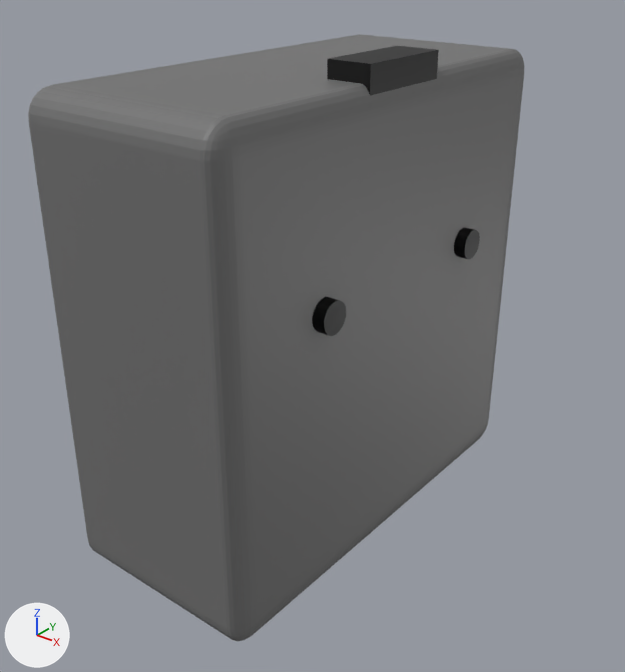
Before and after pictures for a commit that changed the Blender file blander/clock.blend.
Camera for both pictures: a 50 mm camera at (2.18, -2.71, 1.52) aimed at (0.06, -0.05, -0.13). Arrows for +X, +Y and +Z are at lower left; the lights stay in place.

The first picture shows 'Cube', '柱体'.
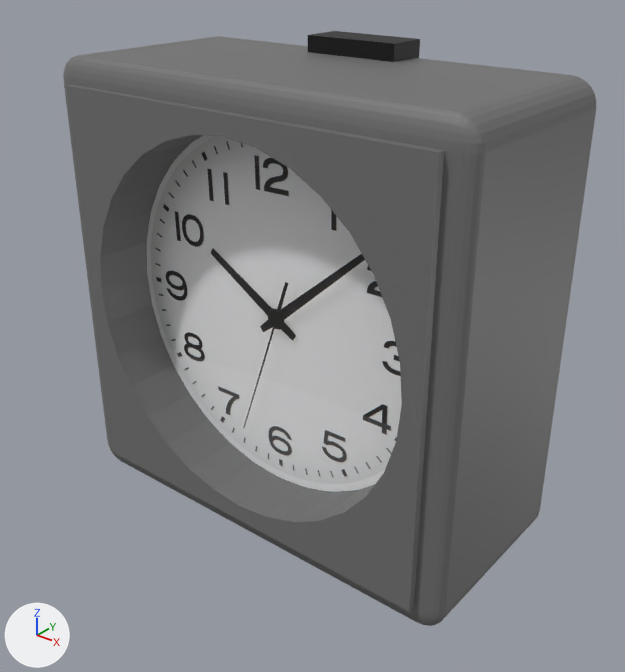
Pixel boxes (x1, y1, x2, y2) of what changed, in the pictures (625 x 672 px):
'Cube', turned
    before: (28, 34, 524, 641)
    after: (63, 31, 596, 626)
'柱体', deleted (black)
    before: (312, 227, 480, 336)

Patch to the scene script:
```diff
--- a/blander/clock.blend.py
+++ b/blander/clock.blend.py
@@ ob_cube @@
 ob_cube.location = (0.0, 0.0, 0.0)
+ob_cube.rotation_euler = (0.0, 0.0, 1.566)  # degrees (0, 0, 90)
 ob_cube.scale = (0.456, 1.0, 1.0)
@@ ob_柱体 @@
-ob_柱体 = bpy.data.objects.new('柱体', me_柱体_001)
-ob_柱体.location = (0.444, 0.487, 0.24)
-ob_柱体.rotation_euler = (0.0, 1.571, 0.0)  # degrees (0, 90, 0)
-ob_柱体.scale = (0.0648, 0.0648, 0.0648)
```
